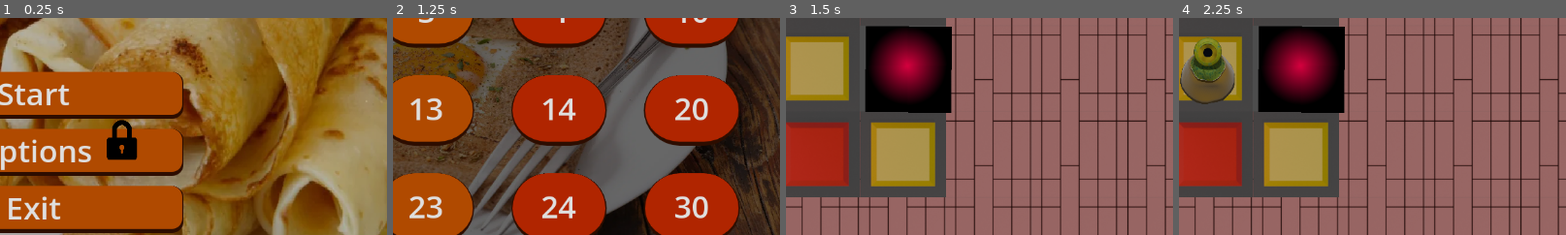
Above: before the commit, frames 1-4 (left to right).
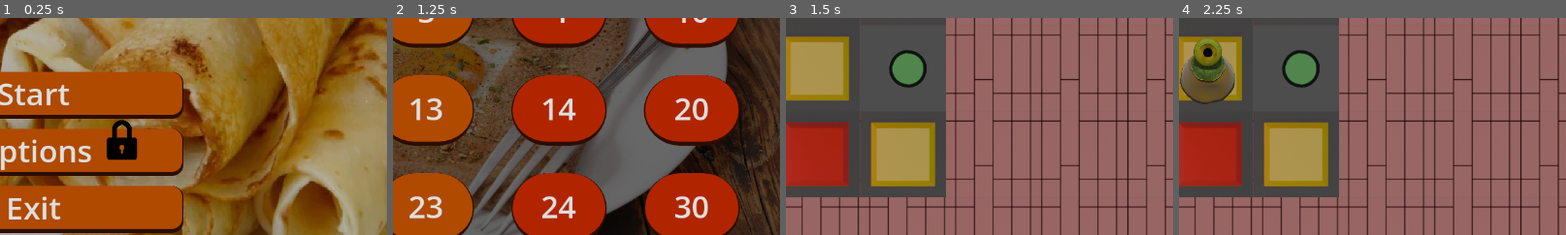
Above: after the commit, the same moments.

Repository: Crizomb/TrucMhajong
Game: Godot game, scene res://scenes/menus/main_menu.tscn
Same seed, same stepped clock (60 frames per second), same inputs: the game is played once before the commit and once after it.
Inputs:
- Up to frame 1 (0.25 s): no input
- Up to frame 2 (1.25 s): click "Start" at 0.5 s
- Up to frame 3 (1.5 s): click "1" at 1.25 s
- Up to frame 4 (2.25 s): tap Enter at 2 s; hold D (Right) from 2.03 s (still down); tap K (MaSuperActionDeTest) at 2.1 s
The pictures show only the part of the screen within x 46-96%, y 38-88%; the shares and areas given below are measured in that part.

Frames 1-2 are identical in both runs. In frame 3, 8.9% of the frame differs, in the area x 20-43%, y 3-44%; in frame 4, 8.9%.

Commit message:
crepiere graphismes

Diff:
--- a/entities/crepiere/crepiere.gd
+++ b/entities/crepiere/crepiere.gd
@@ -3,8 +3,9 @@
 
 @export var _is_activated := false
 # Called when the node enters the scene tree for the first time.
-@onready var crepe_off: TextureRect = $CrepeOff
-@onready var crepe_on: TextureRect = $CrepeOn
+@onready var bilig_off: Sprite2D = $BiligOff
+@onready var bilig_on: Sprite2D = $BiligOn
+
 
 
 var buttons: Array[GameButton] = []
@@ -23,13 +24,13 @@
 		activate()
 
 func activate():
-	crepe_off.visible = false
-	crepe_on.visible = true
+	bilig_off.visible = false
+	bilig_on.visible = true
 	_is_activated = true
 
 func deactivate():
-	crepe_off.visible = true
-	crepe_on.visible = false
+	bilig_off.visible = true
+	bilig_on.visible = false
 	_is_activated = false
 
 # Called every frame. 'delta' is the elapsed time since the previous frame.
--- a/entities/crepiere/crepiere.tscn
+++ b/entities/crepiere/crepiere.tscn
@@ -1,28 +1,8 @@
 [gd_scene format=3 uid="uid://cigdu36w2nwwv"]
 
 [ext_resource type="Script" uid="uid://dqylixwu81fxk" path="res://entities/crepiere/crepiere.gd" id="1_erkw8"]
-
-[sub_resource type="Gradient" id="Gradient_erkw8"]
-offsets = PackedFloat32Array(0, 0.67416686)
-colors = PackedColorArray(0.017985078, 0.13451582, 0.3108947, 1, 0, 0, 0, 1)
-
-[sub_resource type="GradientTexture2D" id="GradientTexture2D_4658o"]
-gradient = SubResource("Gradient_erkw8")
-width = 128
-height = 128
-fill = 1
-fill_from = Vector2(0.48699585, 0.45683092)
-
-[sub_resource type="Gradient" id="Gradient_x7t00"]
-offsets = PackedFloat32Array(0, 0.67416686)
-colors = PackedColorArray(0.8370949, 0, 0.24472982, 1, 0, 0, 0, 1)
-
-[sub_resource type="GradientTexture2D" id="GradientTexture2D_k228g"]
-gradient = SubResource("Gradient_x7t00")
-width = 128
-height = 128
-fill = 1
-fill_from = Vector2(0.48699585, 0.45683092)
+[ext_resource type="Texture2D" uid="uid://bxrd4fkwn2x8q" path="res://entities/crepiere/bilig_off.png" id="2_0cxb7"]
+[ext_resource type="Texture2D" uid="uid://dhjcxs6j5ic68" path="res://entities/crepiere/bilig_on.png" id="3_hxpb8"]
 
 [sub_resource type="RectangleShape2D" id="RectangleShape2D_erkw8"]
 size = Vector2(236, 232)
@@ -31,24 +11,18 @@
 scale = Vector2(0.5, 0.5)
 script = ExtResource("1_erkw8")
 
-[node name="CrepeOff" type="TextureRect" parent="." unique_id=492153543]
-offset_left = -125.0
-offset_top = -117.0
-offset_right = 131.0
-offset_bottom = 139.0
-texture = SubResource("GradientTexture2D_4658o")
-
-[node name="CrepeOn" type="TextureRect" parent="." unique_id=11875234]
-visible = false
-offset_left = -125.0
-offset_top = -117.0
-offset_right = 131.0
-offset_bottom = 139.0
-texture = SubResource("GradientTexture2D_k228g")
-
 [node name="CollisionShape2D" type="CollisionShape2D" parent="." unique_id=1074507585]
 position = Vector2(3, 7)
 shape = SubResource("RectangleShape2D_erkw8")
 
+[node name="BiligOff" type="Sprite2D" parent="." unique_id=1815934945]
+position = Vector2(0, 10)
+texture = ExtResource("2_0cxb7")
+
+[node name="BiligOn" type="Sprite2D" parent="." unique_id=1774214347]
+visible = false
+position = Vector2(0, 10)
+texture = ExtResource("3_hxpb8")
+
 [connection signal="area_entered" from="." to="." method="_on_area_entered"]
 [connection signal="area_exited" from="." to="." method="_on_area_exited"]
